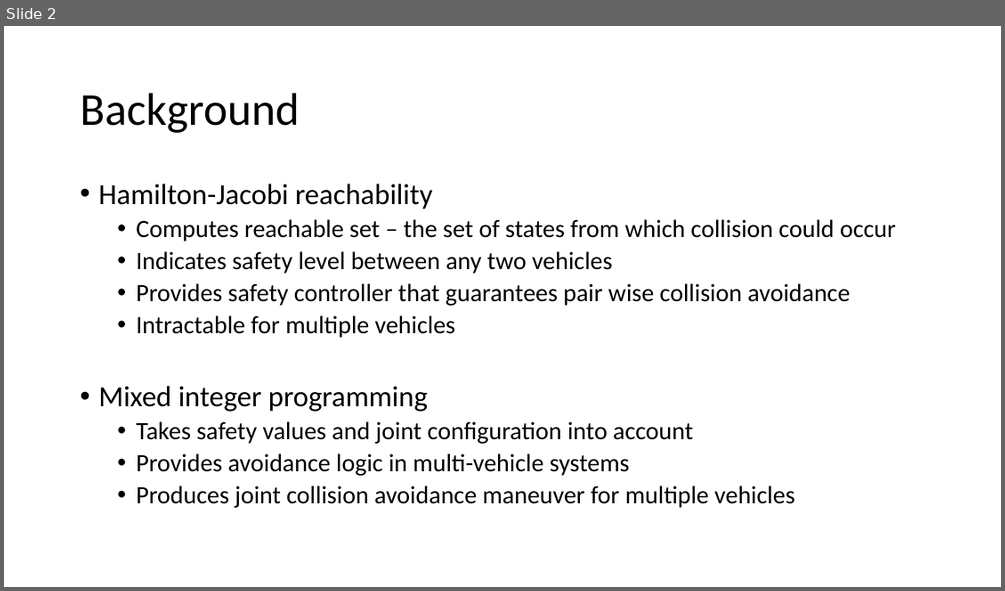
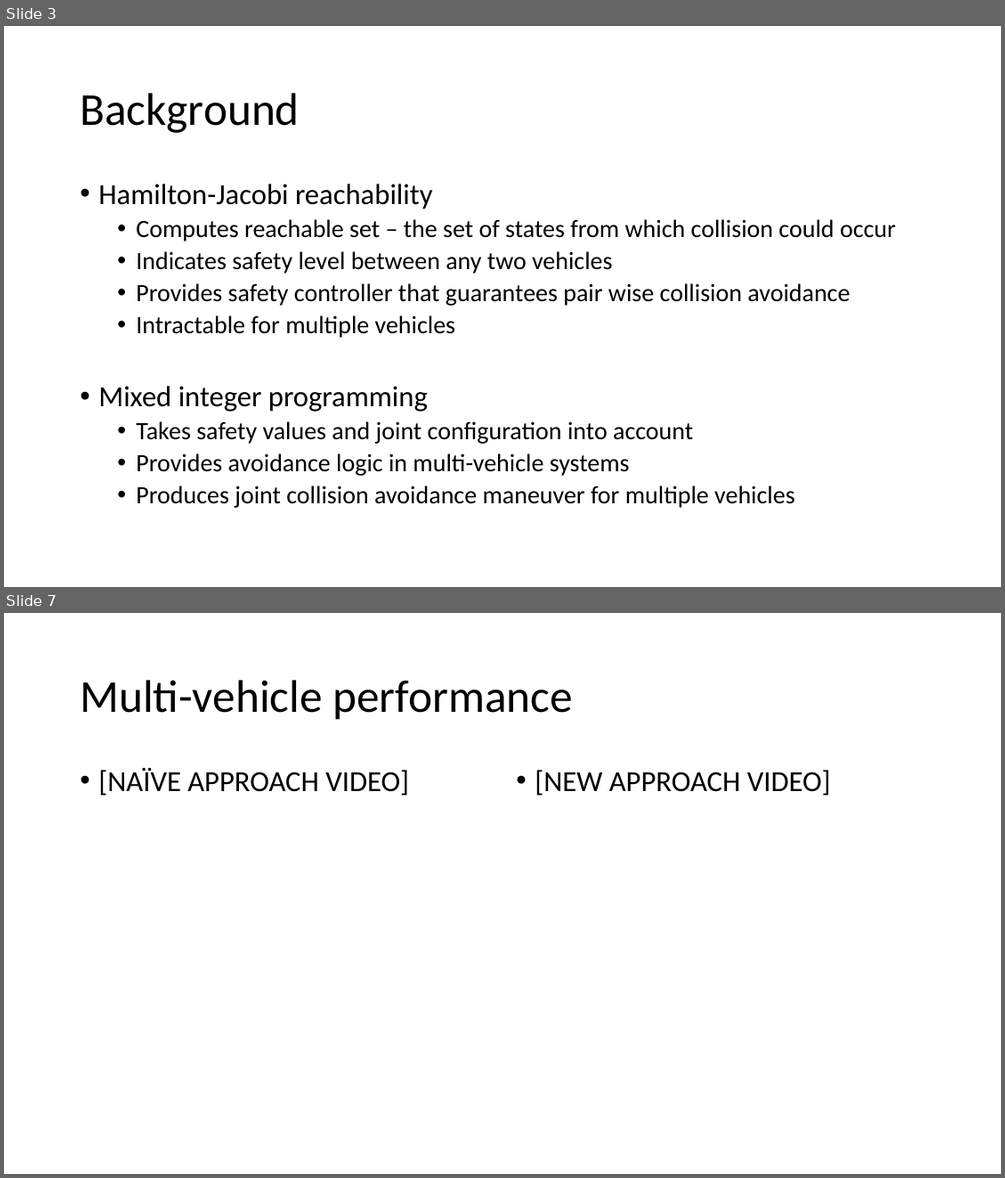
Before and after one commit to HJReachability/UTM, a slide deck: docs/Multi-Agent Collision Avoidance.pptx. Shown one above the other, each under a label of ours: slide 2 before the commit, slides 3 and 7 after it; the slides between them are not shown. The pictures are 1005x591 and 1005x1178 pixels, drawn with LibreOffice and Linux fonts; fonts in the diff are those of the drawing. Boxes give left, top, right and bottom in pixels: in the first picture for what was removed or moved away, otherwise in the second. Text is boxed around its words. In the diff, an @@ line names an element or a change of style, - is before the commit and + after.

Commit message:
Updated multi-agent presentation

```diff
--- a/docs/Multi-Agent Collision Avoidance.pptx
+++ b/docs/Multi-Agent Collision Avoidance.pptx
@@ slide 7 added at (4, 613, 1001, 1174), background #FFFFFF @@
@@ title added at (80, 680, 573, 720), 44 pt, text #000000 @@
+Multi-vehicle performance
@@ text added at (98, 768, 409, 795), 28 pt, text #000000 @@
+• [NAÏVE APPROACH VIDEO]
@@ text added at (534, 770, 831, 795), 28 pt, text #000000 @@
+• [NEW APPROACH VIDEO]
@@ what was slide 2 is now slide 3 @@
```
Also in this commit, not shown: 3 slides changed, 2 other slides added, 1 slide removed.
